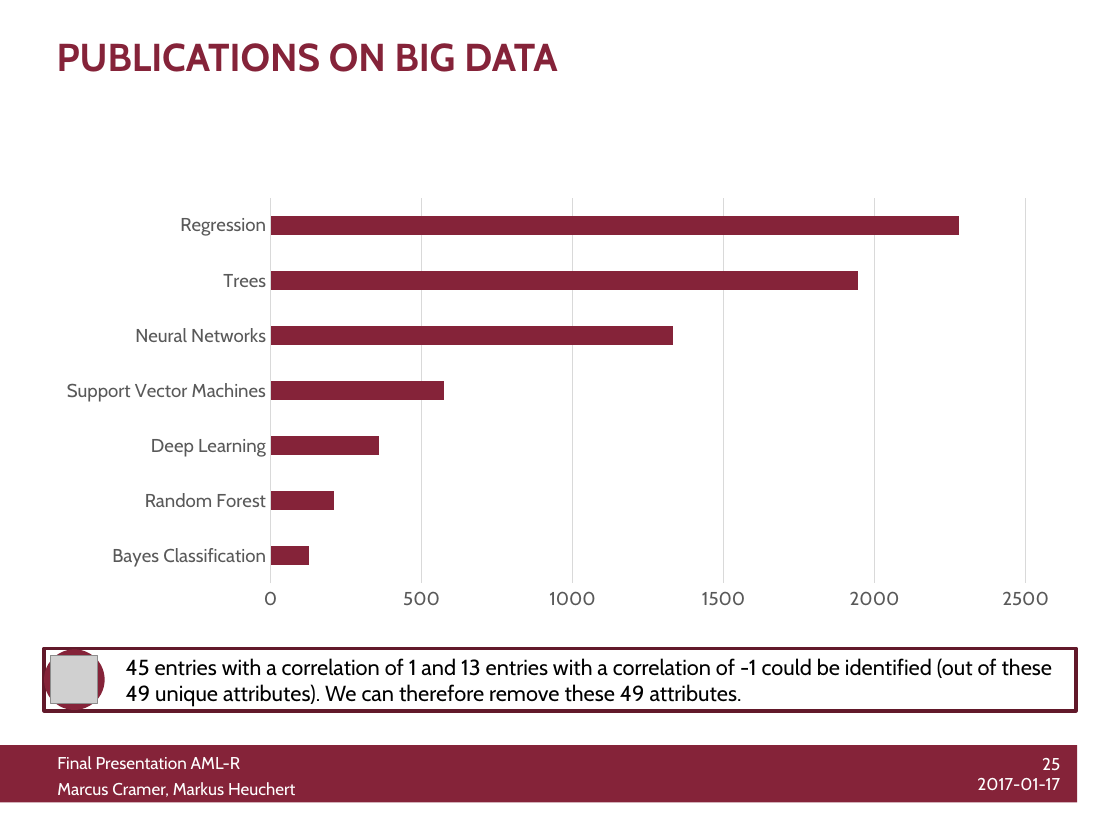
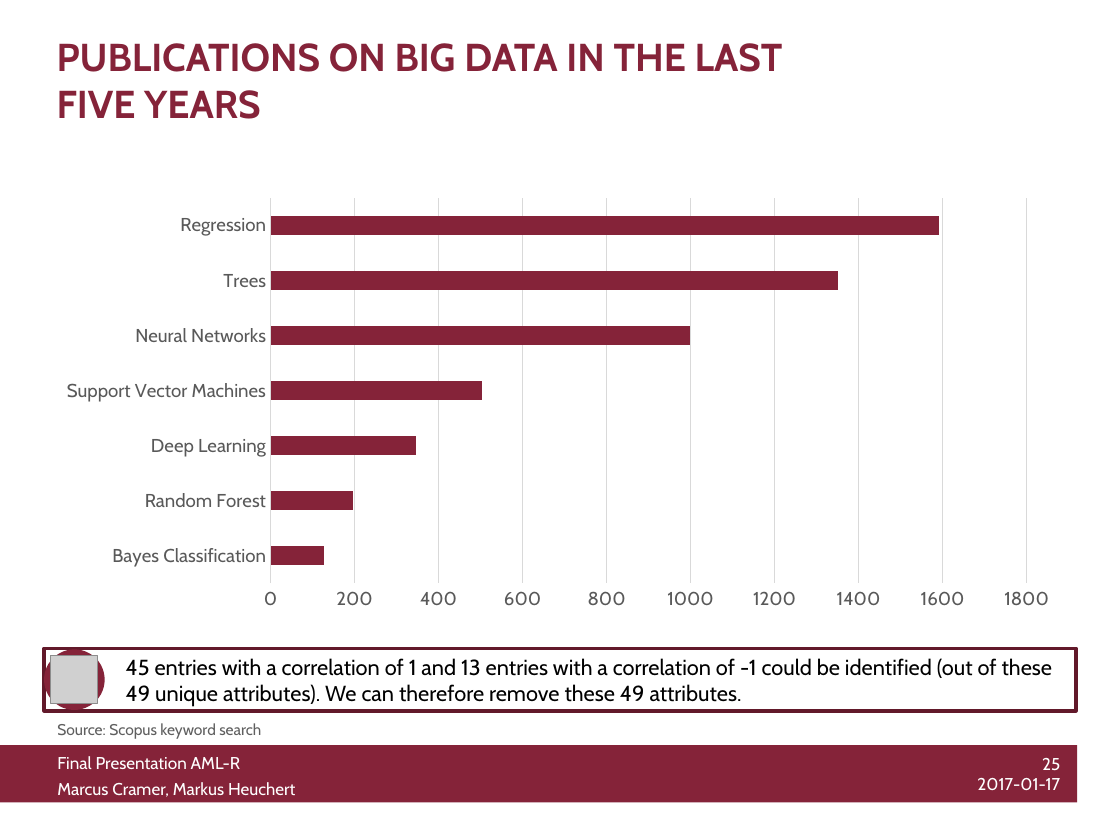
Before and after one commit to knusperman/AML_Springleaf, a slide deck: slide 25 of Presentation/Data cleaning and inspection.pptx. Drawn at 1120x840 pixels with LibreOffice and Linux fonts; fonts in the diff are those of the drawing; grey boxes stand for pictures; background and template pictures are left out. Boxes give left, top, right and bottom in pixels: in the first picture for what was removed or moved away, otherwise in the second. Text is boxed around its words. In the diff, an @@ line names an element or a change of style, - is before the commit and + after.

```diff
--- a/Presentation/Data cleaning and inspection.pptx
+++ b/Presentation/Data cleaning and inspection.pptx
@@ title at (x1=57, y1=43, x2=783, y2=119): text changed @@
-PUBLICATIONS ON BIG DATA
+PUBLICATIONS ON BIG DATA IN THE LAST FIVE YEARS
@@ bar chart at (x1=46, y1=189, x2=1070, y2=618) @@
-Series 1: 130, 210, 360, 570, 1330, 1940, 2280
+Series 1: 130, 200, 340, 500, 1000, 1350, 1590
@@ text added at (x1=57, y1=723, x2=261, y2=739), 10 pt, text #5F5F5F @@
+Source: Scopus keyword search
```
Also in this commit, not shown: 3 other files.
